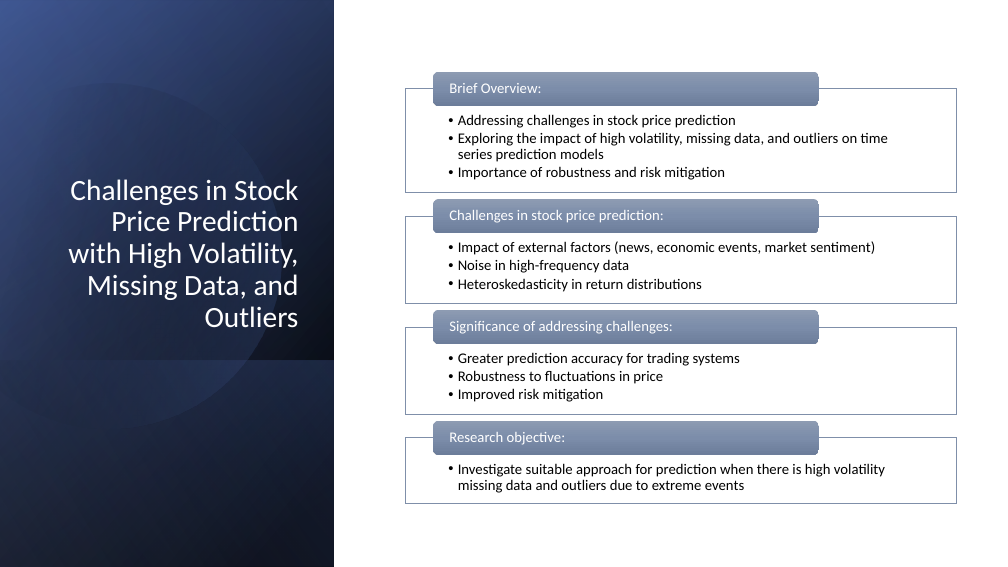
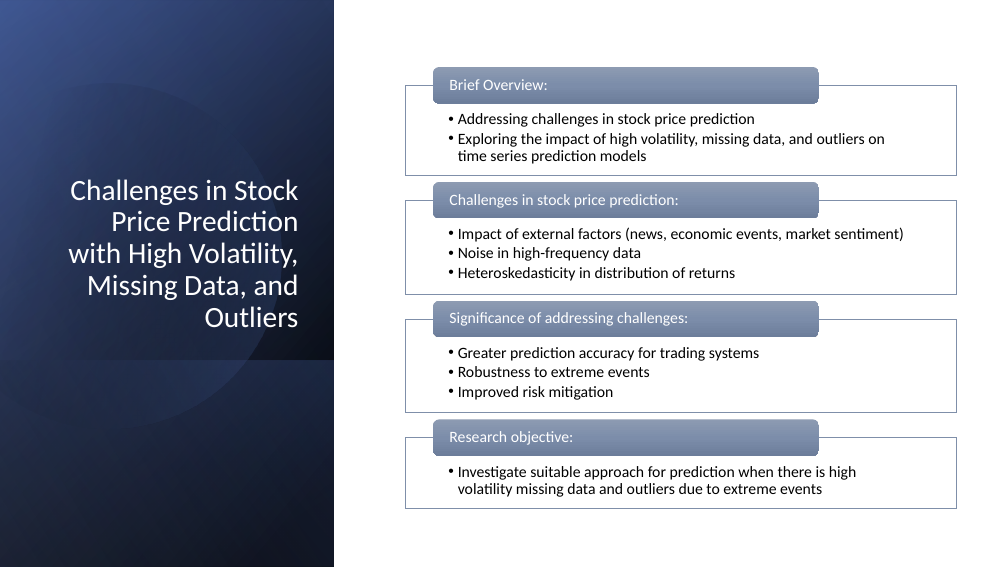
Before and after one commit to Jordanm37/Algo_trading, a slide deck: slide 2 of AE test/Quant_test_presentation_Jordan.pptx. Drawn at 1008x567 pixels with LibreOffice and Linux fonts; fonts in the diff are those of the drawing. Boxes give left, top, right and bottom in pixels: in the first picture for what was removed or moved away, otherwise in the second. Text is boxed around its words. In the diff, an @@ line names an element or a change of style, - is before the commit and + after.

```diff
--- a/AE test/Quant_test_presentation_Jordan.pptx
+++ b/AE test/Quant_test_presentation_Jordan.pptx
@@ size 14 to 15 pt in 6 elements at [449,431,574,445], [458,466,857,497], [449,79,548,90], [449,312,688,326], [449,194,678,208], [458,113,885,164] @@
@@ rectangle: place and size @@
-rectangle at [405,88,957,192]
+rectangle at [405,85,957,175]
@@ rounded rectangle: place and size @@
-rounded rectangle at [433,72,819,106]
+rounded rectangle at [433,67,819,104]
@@ text at [458,166,725,180]: paragraph removed @@
-  • Importance of robustness and risk mitigation
@@ text "Impact of external factors (news, ...": place and size @@
-text "Impact of external factors (news, ..." at [458,241,875,292]
+text "Impact of external factors (news, ..." at [458,227,903,281]
@@ rectangle: place and size @@
-rectangle at [405,216,957,304]
+rectangle at [405,200,957,294]
@@ rounded rectangle: place and size @@
-rounded rectangle at [433,199,819,233]
+rounded rectangle at [433,182,819,219]
@@ text "Challenges in stock price prediction:": place and size @@
-text "Challenges in stock price prediction:" at [449,210,664,223]
+text "Challenges in stock price prediction:" at [449,194,678,208]
@@ text at [458,227,903,261]: size 14 to 15 pt in "Impact of external factors (news, economic events, ...", "Noise in high-frequency data" @@
@@ text at [458,267,735,281]: text changed; size 14 to 15 pt @@
-  • Heteroskedasticity in return distributions
+  • Heteroskedasticity in distribution of returns
@@ rectangle: place and size @@
-rectangle at [405,327,957,414]
+rectangle at [405,319,957,413]
@@ rounded rectangle: place and size @@
-rounded rectangle at [433,310,819,344]
+rounded rectangle at [433,301,819,337]
@@ text "Significance of addressing challenges:": place and size @@
-text "Significance of addressing challenges:" at [449,321,673,334]
+text "Significance of addressing challenges:" at [449,312,688,326]
@@ text at [458,347,759,400]: size 14 to 15 pt in "Greater prediction accuracy for trading systems", "Improved risk mitigation" @@
@@ text at [458,366,650,377]: text changed; size 14 to 15 pt @@
-  • Robustness to fluctuations in price
+  • Robustness to extreme events
@@ rectangle: place and size @@
-rectangle at [405,438,957,504]
+rectangle at [405,438,957,508]
```
Also in this commit, not shown: 14 other slides changed, 1 slide added, 1 slide removed, 4 other files.
